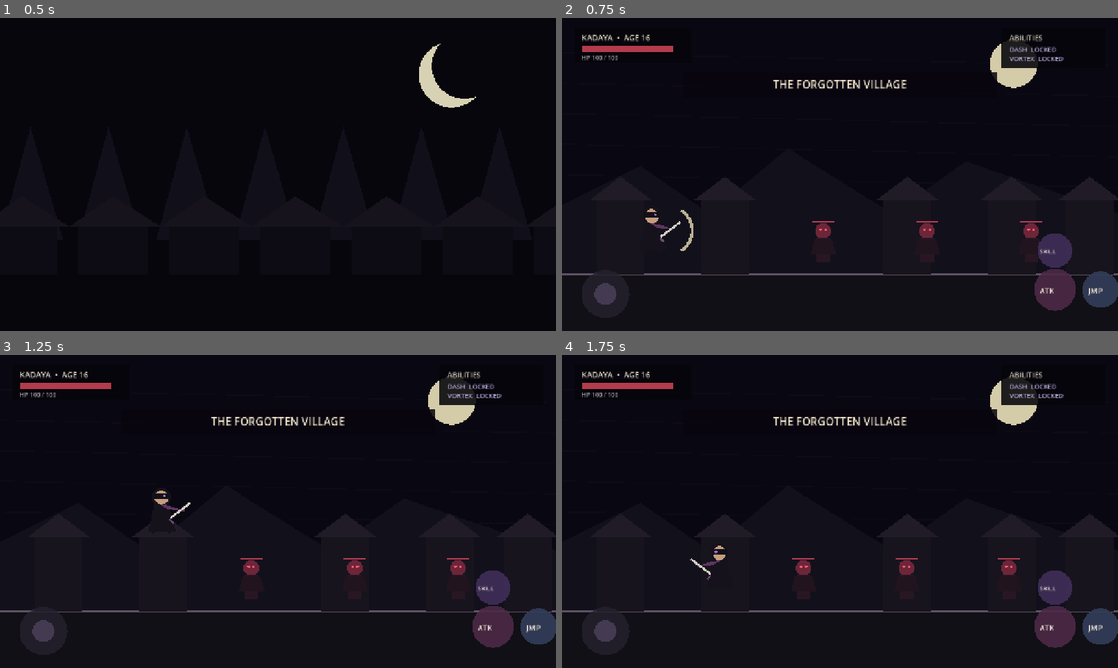
Above: before the commit, frames 1-4 (two rows, left to right).
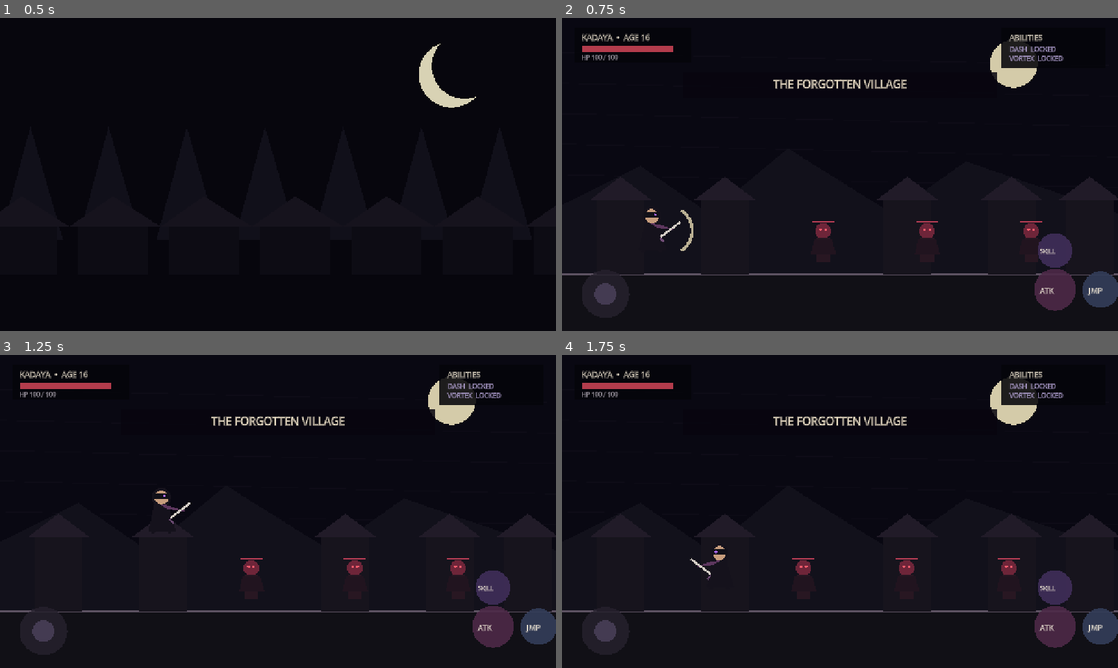
Above: after the commit, the same moments.

Repository: KyZer-HADOC/Kadaya
Game: Godot game, scene res://Main.tscn
The game is run twice, just before and just after one commit, with the same random seed, the same clock (stepped at 60 frames per second) and the same inputs.
Inputs (mouse positions are in pixels of both pictures, inside the frame that each line leads up to):
- Up to frame 1 (0.5 s): no input
- Up to frame 2 (0.75 s): tap Enter at 0.5 s; move the mouse to (962, 158) at 0.52 s; hold D from 0.53 s (still down); tap J at 0.6 s; click (962, 158) at 0.67 s
- Up to frame 3 (1.25 s): keep holding D; tap Space at 0.77 s
- Up to frame 4 (1.75 s): move the mouse to (728, 527) at 1.27 s; release D at 1.28 s; hold A from 1.28 s (still down); tap Enter at 1.35 s; tap Space at 1.52 s

Frame 1 is identical in both runs. In frame 2, 0.9% of the frame differs, in the area x 3-98%, y 4-89%; in frame 3, 0.9%; in frame 4, 0.9%.

Commit message:
Polish Android landscape configuration

Diff:
--- a/project.godot
+++ b/project.godot
@@ -1,11 +1,11 @@
-; Kadaya - original 2D ninja action platformer
+; Kadaya — Android landscape, high-fidelity 2D action prototype
 config_version=5
 
 [application]
 config/name="Kadaya"
 run/main_scene="res://Main.tscn"
-config/features=PackedStringArray("4.3", "GL Compatibility")
-boot_splash/bg_color=Color(0.015, 0.012, 0.025, 1)
+config/features=PackedStringArray("4.7", "GL Compatibility")
+boot_splash/bg_color=Color(0.008, 0.006, 0.015, 1)
 
 [display]
 window/size/viewport_width=1280
@@ -16,10 +16,13 @@
 window/handheld/orientation=1
 
 [rendering]
-textures/vram_compression/import_etc2_astc=true
 renderer/rendering_method="gl_compatibility"
 renderer/rendering_method.mobile="gl_compatibility"
 textures/default_filters/use_nearest_mipmap_filter=false
+textures/vram_compression/import_etc2_astc=true
+
+[gui]
+theme/default_font_multichannel_signed_distance_field=true
 
 [export_presets]
 
@@ -27,6 +30,7 @@
 name="Android"
 platform="Android"
 runnable=true
+dedicated_server=false
 custom_features=""
 export_filter="all_resources"
 include_filter=""
@@ -37,3 +41,12 @@
 encryption_exclude_filters=""
 encrypt_pck=false
 encrypt_directory=false
+
+[preset.0.options]
+screen/orientation=1
+screen/immersive_mode=true
+screen/edge_to_edge=true
+architectures/armeabi-v7a=false
+architectures/arm64-v8a=true
+architectures/x86=false
+architectures/x86_64=false
